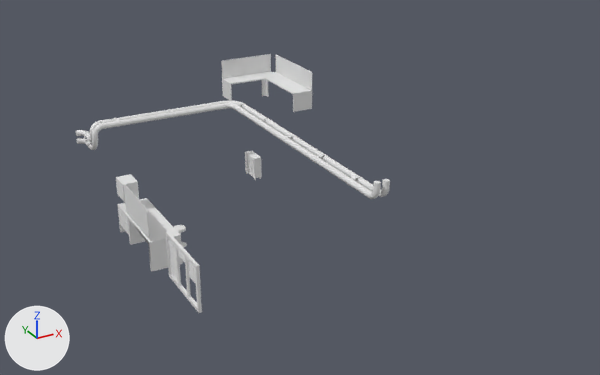
One commit to the Blender file Garage/Garage.blend: the scene before it, then after it.
Before and after are seen from a 50 mm lens placed at (-12.7, -26.7, 12.5), pointed at (1.1, -1.6, -0.1). Arrows for +X, +Y and +Z are at lower left; the lights stay in place.

Script lines for the objects in view, before the commit:
```python
me_cube = bpy.data.meshes.new('Cube')
me_cube.from_pydata(...)  # 508 vertices, 400 faces; spans x -0.04..0.05, y -1.1..1.1, z -0.3..1.1
me_cube_008 = bpy.data.meshes.new('Cube.008')
me_cube_008.from_pydata(...)  # 576 vertices, 552 faces; spans x -6.0..6.0, y -10.0..10.0, z 0.0..3.3
me_cube_015 = bpy.data.meshes.new('Cube.015')
me_cube_015.from_pydata(...)  # a box spanning x -0.04..0.05, y -1.1..1.1, z -0.3..1.1; a box spanning x -0.04..0.05, y 6.9..9.1, z -0.3..1.1; a box spanning x -0.04..0.05, y 10.1..12.3, z -0.3..1.1
me_cylinder_001 = bpy.data.meshes.new('Cylinder.001')
me_cylinder_001.from_pydata(...)  # 1600 vertices, 1572 faces; spans x -5.5..0.4, y -6.9..4.3, z -1.0..0.5
me_cylinder_001.polygons.foreach_set('use_smooth', [True] * 1572)
me_plane = bpy.data.meshes.new('Plane')
me_plane.from_pydata(...)  # 836 vertices, 858 faces; spans x -5.41..0.31, y 0.0..9.4, z -0.91..0.21
me_plane.polygons.foreach_set('use_smooth', [True] * 858)
ob_armature = bpy.data.objects.new('Armature', me_cube_008)
ob_armature.location = (0.0, 0.0, 0.0)
ob_armature.hide_viewport = True
ob_cylinder = bpy.data.objects.new('Cylinder', me_cylinder_001)
ob_cylinder.location = (-0.7, -2.5, 2.9)
ob_plane = bpy.data.objects.new('Plane', me_plane)
ob_plane.location = (-0.6, -8.0, 2.8)
ob_window_bool = bpy.data.objects.new('Window_Bool', me_cube_015)
ob_window_bool.location = (-6.0, -8.0, 1.0)
ob_window_bool.hide_viewport = True
ob_window_structure = bpy.data.objects.new('Window_Structure', me_cube)
ob_window_structure.location = (-6.0, -8.0, 1.0)
# also in view: 'Workstation' at (-5.2, -3.6, 1.0); 'Desk_Complex' at (4.6, 8.1, 0.9)
```
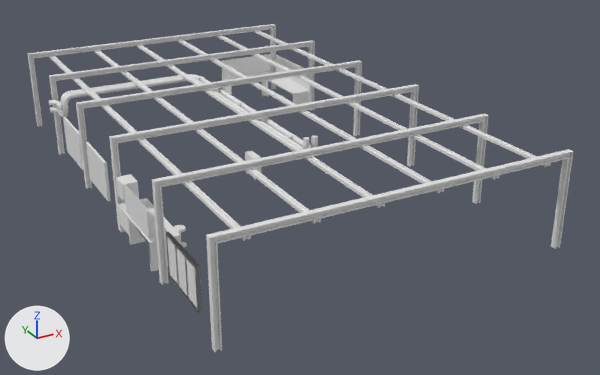
Scene script edits in JSON lines:
```json
{"op": "add", "block": "me_cylinder_001_1", "code": ["me_cylinder_001_1 = bpy.data.meshes.new('Cylinder.001')", "me_cylinder_001_1.from_pydata(...)  # 2436 vertices, 2430 faces; spans x -2.87..3.04, y -7.96..3.24, z -0.8..0.71", "me_cylinder_001_1.polygons.foreach_set('use_smooth', [True] * 2430)"]}
{"op": "remove", "block": "ob_plane", "code": ["ob_plane = bpy.data.objects.new('Plane', me_plane)", "ob_plane.location = (-0.6, -8.0, 2.8)"]}
{"op": "remove", "block": "ob_cylinder", "code": ["ob_cylinder = bpy.data.objects.new('Cylinder', me_cylinder_001)", "ob_cylinder.location = (-0.7, -2.5, 2.9)"]}
{"op": "remove", "block": "ob_window_bool", "code": "ob_window_bool.hide_viewport = True"}
{"op": "remove", "block": "ob_armature", "code": "ob_armature.hide_viewport = True"}
{"op": "add", "block": "ob_ceilingpipes", "code": ["ob_ceilingpipes = bpy.data.objects.new('CeilingPipes', me_cylinder_001_1)", "ob_ceilingpipes.location = (-3.33, 2.56, 2.69)"]}
```

Pixel boxes (x1, y1, x2, y2) of what changed, in the pictures (600 x 375 px):
```json
{"object": "Armature", "change": "shown", "after": [27, 24, 573, 352]}
{"object": "Cylinder", "change": "deleted", "before": [76, 100, 390, 199]}
{"object": "Window_Bool", "change": "shown", "after": [63, 117, 199, 311]}
{"object": "CeilingPipes", "change": "added", "after": [49, 74, 318, 149]}
{"object": "Plane", "change": "deleted", "before": [84, 101, 361, 186]}
{"object": "Window_Structure", "change": "unchanged, covered by the edit", "before": [166, 232, 202, 313], "after": [166, 232, 202, 313]}
```
